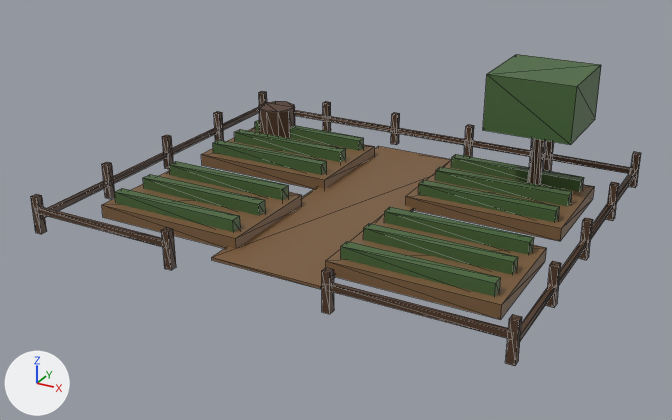
An edit to the glTF model assets/models/yard_garden.glb, drawn before and after from the same camera.
Before and after are seen from a 50 mm lens placed at (7.72, -14.75, 7.24), pointed at (-0.06, -0.6, 0.17). The axes (+X, +Y, +Z) are drawn at lower left. The lights are the same throughout. The first picture is the older version. Mesh edges are drawn as thin lines. Vertices at exactly the same position are counted once.

Objects in the first picture: 'prop'.
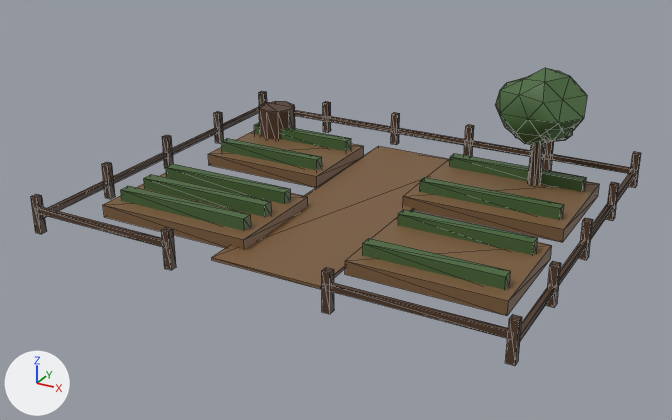
The change in detail:
me_prop is used by ob_prop; location (0.0, 0.0, 0.0).
me_prop had 346 vertices, 528 faces and spanned x -4.57..4.57, y -3.82..3.82, z 0.0..2.6.
me_prop now has 440 vertices, 720 faces and spans x -4.57..4.57, y -3.82..3.82, z 0.0..2.63.
me_prop part 1: a new loose piece, a box spanning x 1.18..4.01, y -2.54..-0.31, z 0.0..0.26, in mat_defaultmaterial.
me_prop part 2: the loose piece of 8 vertices spanning x 2.03..3.73, y 1.4..3.1, z 1.5..2.6 is rebuilt with 42 vertices and now spans x 2.04..3.78, y 1.45..3.12, z 1.06..2.63.
me_prop part 3: a new loose piece of 42 vertices spanning x 2.69..3.67, y 1.58..2.47, z 1.28..2.07, in mat_defaultmaterial.
me_prop part 4: the loose piece of 8 vertices spanning x 1.08..3.78, y 1.46..1.68, z 0.19..0.49 is deleted.
me_prop part 5: the loose piece of 8 vertices spanning x -3.78..-1.08, y 2.29..2.51, z 0.19..0.49 is deleted.
me_prop part 6: the loose piece of 8 vertices spanning x 1.08..3.78, y 2.29..2.51, z 0.19..0.49 is deleted.
me_prop part 7: the loose piece of 8 vertices spanning x 1.08..3.78, y 0.64..0.86, z 0.19..0.49 is deleted.
Part 8, on me_prop:
4 vertices are removed from x 1.08..3.78, y -1.47, z 0.19..0.49.
10 faces are deleted.
7 vertices in x 2.75..3.01, y 2.13..2.38, z 1.5 move by (0.0, 0.0, 0.1).
4 vertices in x -3.78, y -2.51..-2.29, z 0.19..0.49 move by (0.03, 0.14, 0.0).
4 vertices in x -1.08, y -2.51..-2.29, z 0.19..0.49 move by (0.13, 0.14, 0.0).
4 vertices in x -3.78, y -0.86..-0.64, z 0.19..0.49 move by (0.03, -0.14, 0.0).
4 vertices in x -1.08, y -0.86..-0.64, z 0.19..0.49 move by (0.13, -0.14, 0.0).
4 vertices in x -3.78, y 0.64..0.86, z 0.19..0.49 move by (0.1, 0.18, 0.0).
72 vertices move from x -3.96..3.96, y -2.7..2.7, z 0.0..0.49 to x -3.95..4.01, y -2.68..2.62, z 0.0..0.49.
4 vertices are added at (0.85, 2.9, 0.0), (0.85, 2.9, 0.26), (4.01, 2.9, 0.0), (4.01, 2.9, 0.26).
10 new faces join them.
me_prop part 9: 26 kept faces spanning x 0.85..4.01, y -2.23..2.54, z 0.0..0.49 get new vertex colours; the middle colour goes from brown #7d5e3e to dark green #476739.
Other edits to the shape of me_prop do not show in these pictures.

Pixel boxes (x1, y1, x2, y2) of what changed, in the pictures (672 x 420 px; the box of a moved part takes in the faces that stretch with it):
'prop', reshaped: before (31, 54, 641, 366); after (31, 68, 641, 366)
part 1 of me_prop, added (brown): after (345, 217, 552, 316)
part 2 of me_prop, rebuilt (22% narrower, 15% shorter): before (483, 54, 601, 145); after (495, 68, 587, 145)
part 3 of me_prop, added: after (542, 128, 573, 142)
part 4 of me_prop, deleted (green): before (435, 167, 572, 206)
part 5 of me_prop, deleted (green): before (255, 120, 364, 151)
part 6 of me_prop, deleted (green): before (451, 154, 584, 192)
part 7 of me_prop, deleted (green): before (418, 180, 560, 222)
part 8 of me_prop, moved or reshaped: before (102, 127, 545, 296); after (103, 122, 599, 255)
part 9 of me_prop, recoloured: before (326, 160, 595, 320); after (363, 153, 586, 290)
